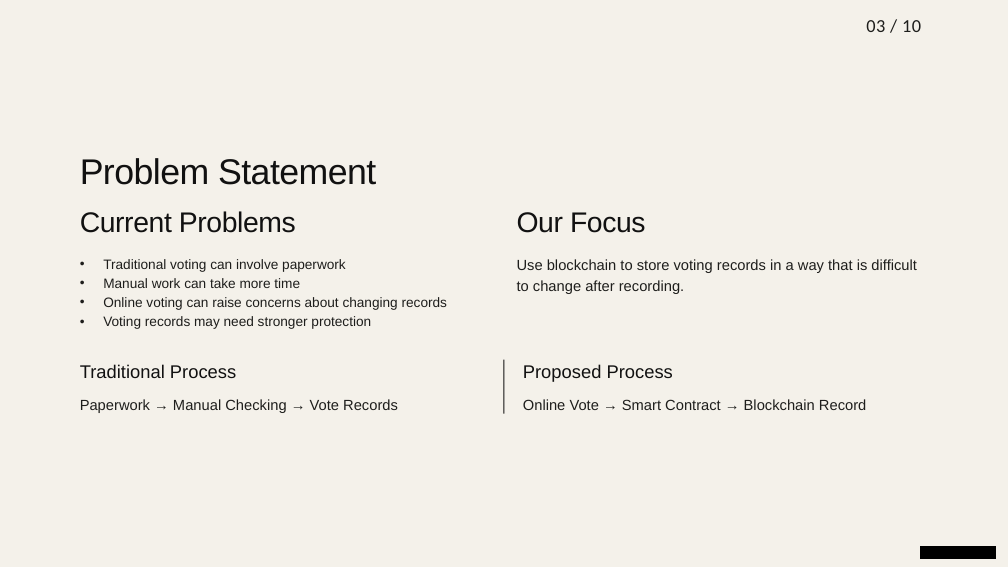
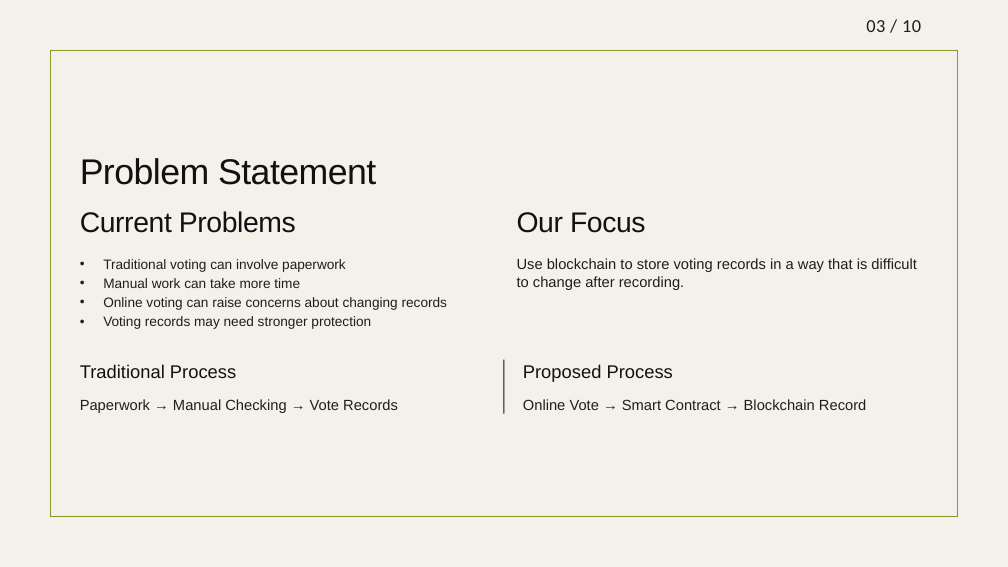
Before and after one commit to Sharaiz333/Blockchain-project_E-Voting-System, a slide deck: slide 3 of Documentation/Blockchain-Based-Voting-System.pptx. Drawn at 1008x567 pixels with LibreOffice and Linux fonts; fonts in the diff are those of the drawing; background and template pictures are left out. Boxes give left, top, right and bottom in pixels: in the first picture for what was removed or moved away, otherwise in the second. Text is boxed around its words. In the diff, an @@ line names an element or a change of style, - is before the commit and + after.

```diff
--- a/Documentation/Blockchain-Based-Voting-System.pptx
+++ b/Documentation/Blockchain-Based-Voting-System.pptx
@@ rectangle added at [50,51,957,517], outline #83992A 1.25 pt @@
@@ text "Use blockchain to store voting ..." at [517,258,917,290]: line spacing 1.17 to 1.07 @@
@@ rectangle removed at [921,547,996,558] @@
```
Also in this commit, not shown: 9 other slides changed, 1 slide added.
